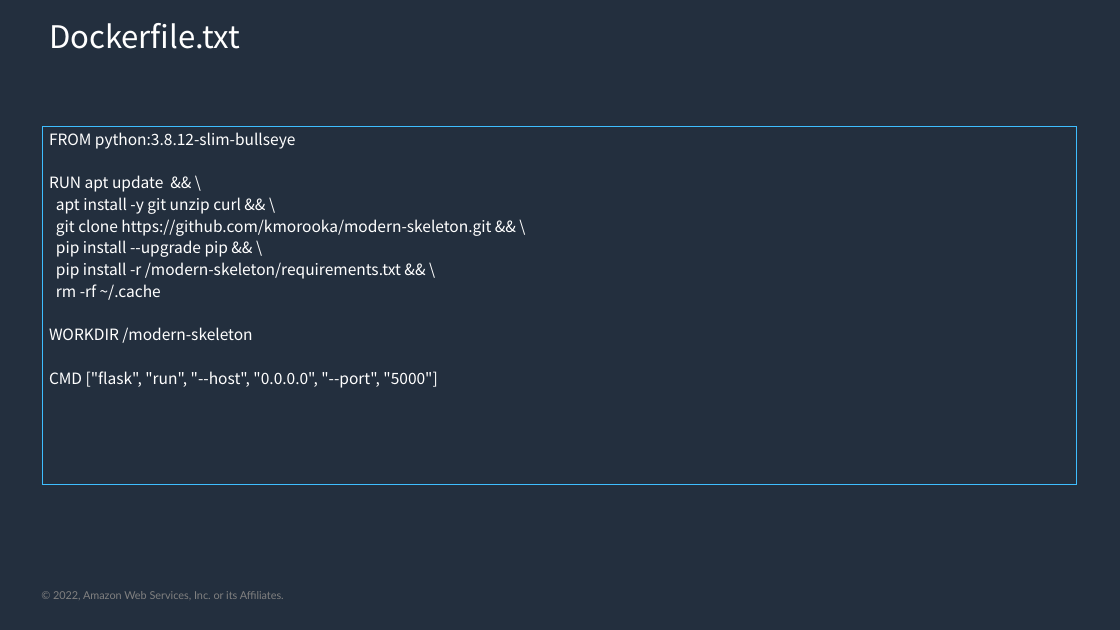
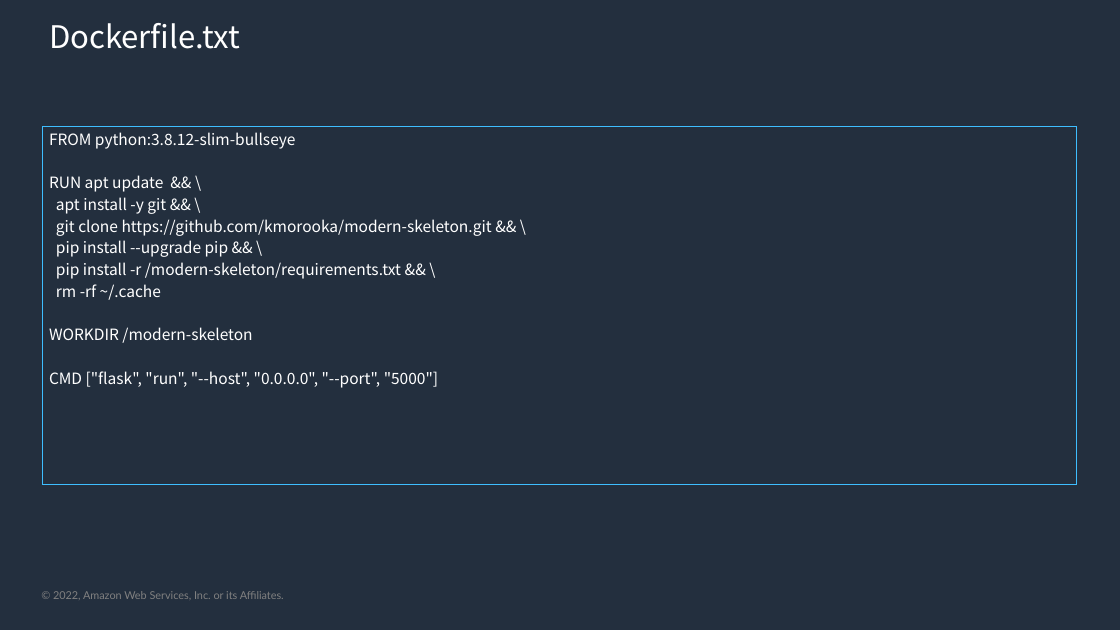
Before and after one commit to kmorooka/modern-skeleton, a slide deck: slide 34 of skeleton-guide.pptx. Drawn at 1120x630 pixels with LibreOffice and Linux fonts; fonts in the diff are those of the drawing; background and template pictures are left out. Boxes give left, top, right and bottom in pixels: in the first picture for what was removed or moved away, otherwise in the second. Text is boxed around its words. In the diff, an @@ line names an element or a change of style, - is before the commit and + after.

```diff
--- a/skeleton-guide.pptx
+++ b/skeleton-guide.pptx
@@ text at box(56, 197, 166, 214): text changed @@
-apt install -y git unzip curl && \
+apt install -y git && \
```
Also in this commit, not shown: 9 other slides changed, 3 other files.
